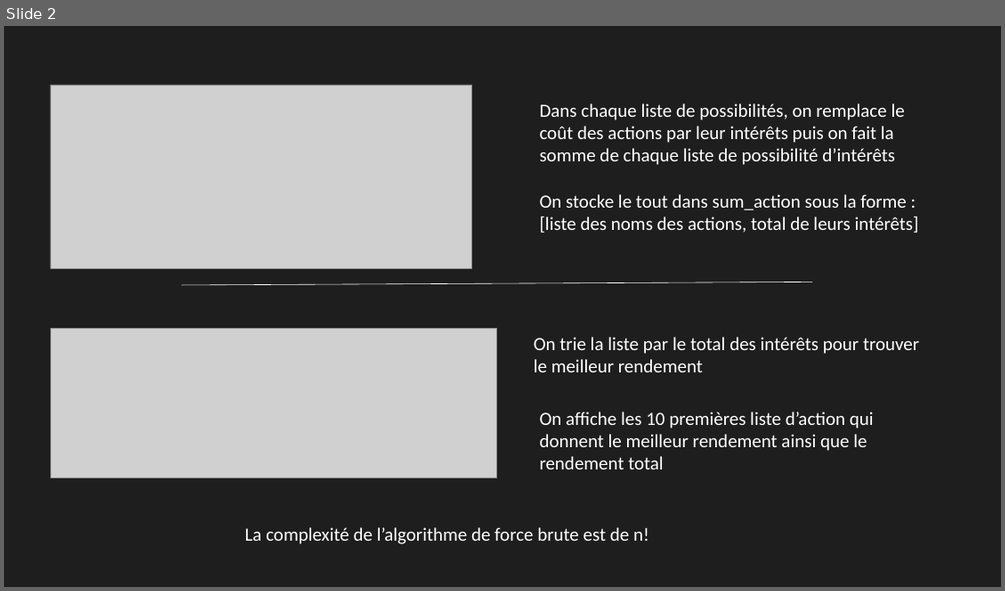
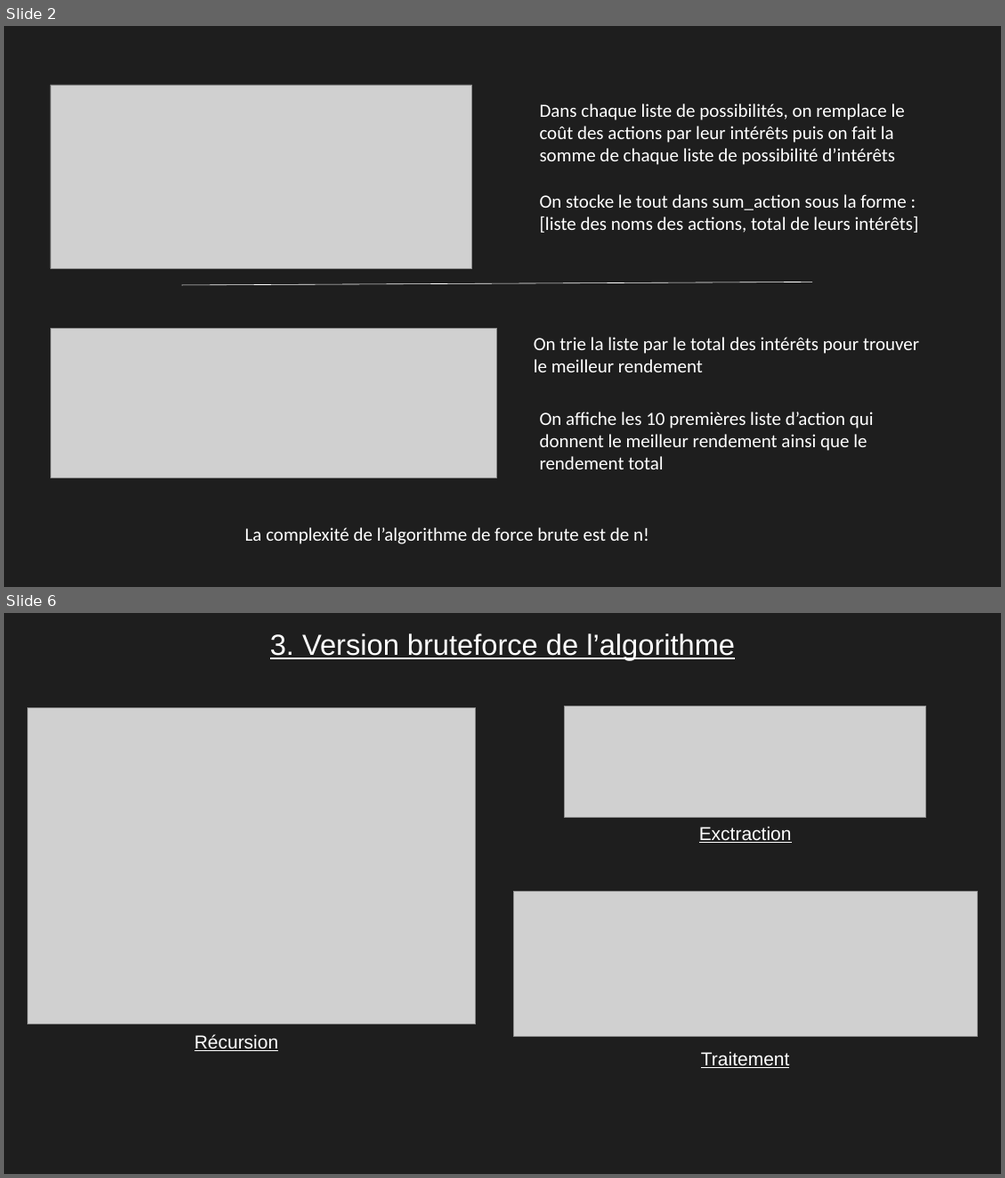
Before and after one commit to Pierre12412/AlgoInvest-Trade, a slide deck: P7_03_presentation.pptx. Shown one above the other, each under a label of ours: slide 2 before the commit, slides 2 and 6 after it; the slides between them are not shown. The pictures are 1005x591 and 1005x1178 pixels, drawn with LibreOffice and Linux fonts; fonts in the diff are those of the drawing; grey boxes stand for pictures. Boxes give left, top, right and bottom in pixels: in the first picture for what was removed or moved away, otherwise in the second. Text is boxed around its words. In the diff, an @@ line names an element or a change of style, - is before the commit and + after.

```diff
--- a/P7_03_presentation.pptx
+++ b/P7_03_presentation.pptx
@@ slide 6 added at <box>4,613,1001,1174</box>, background #1E1E1E @@
@@ text added at <box>270,633,735,660</box>, 28 pt, text #FFFFFF, underline @@
+3. Version bruteforce de l’algorithme
@@ picture added at <box>28,708,476,1024</box> @@
@@ picture added at <box>565,706,927,817</box> @@
@@ text added at <box>699,826,792,843</box>, 18 pt, text #FFFFFF, underline @@
+Exctraction
@@ picture added at <box>513,892,977,1037</box> @@
@@ text added at <box>194,1034,278,1051</box>, 18 pt, text #FFFFFF, underline @@
+Récursion
@@ text added at <box>701,1051,790,1068</box>, 18 pt, text #FFFFFF, underline @@
+Traitement
```
Also in this commit, not shown: 3 slides changed, 4 other slides added, 2 other files.
